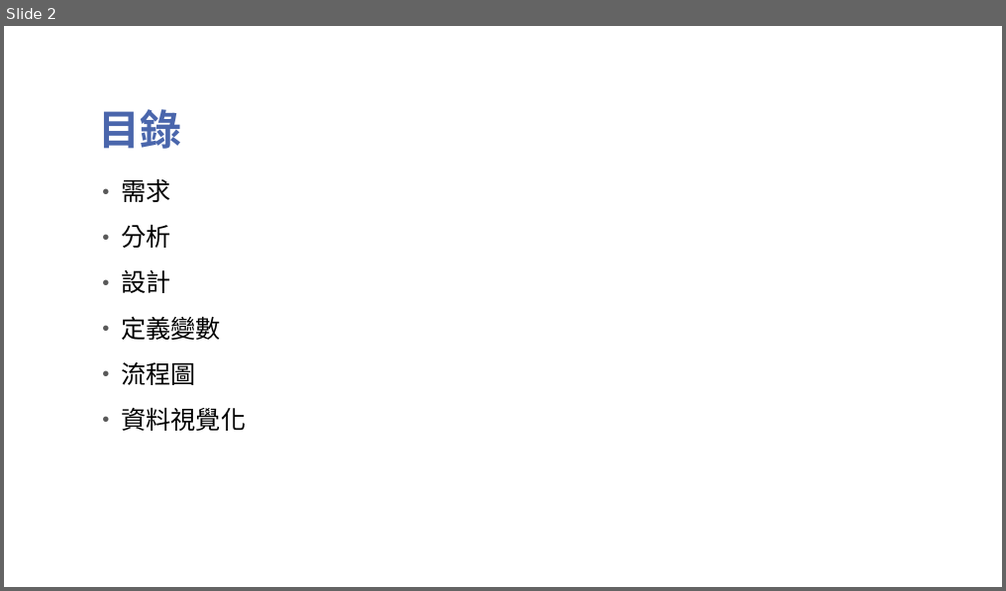
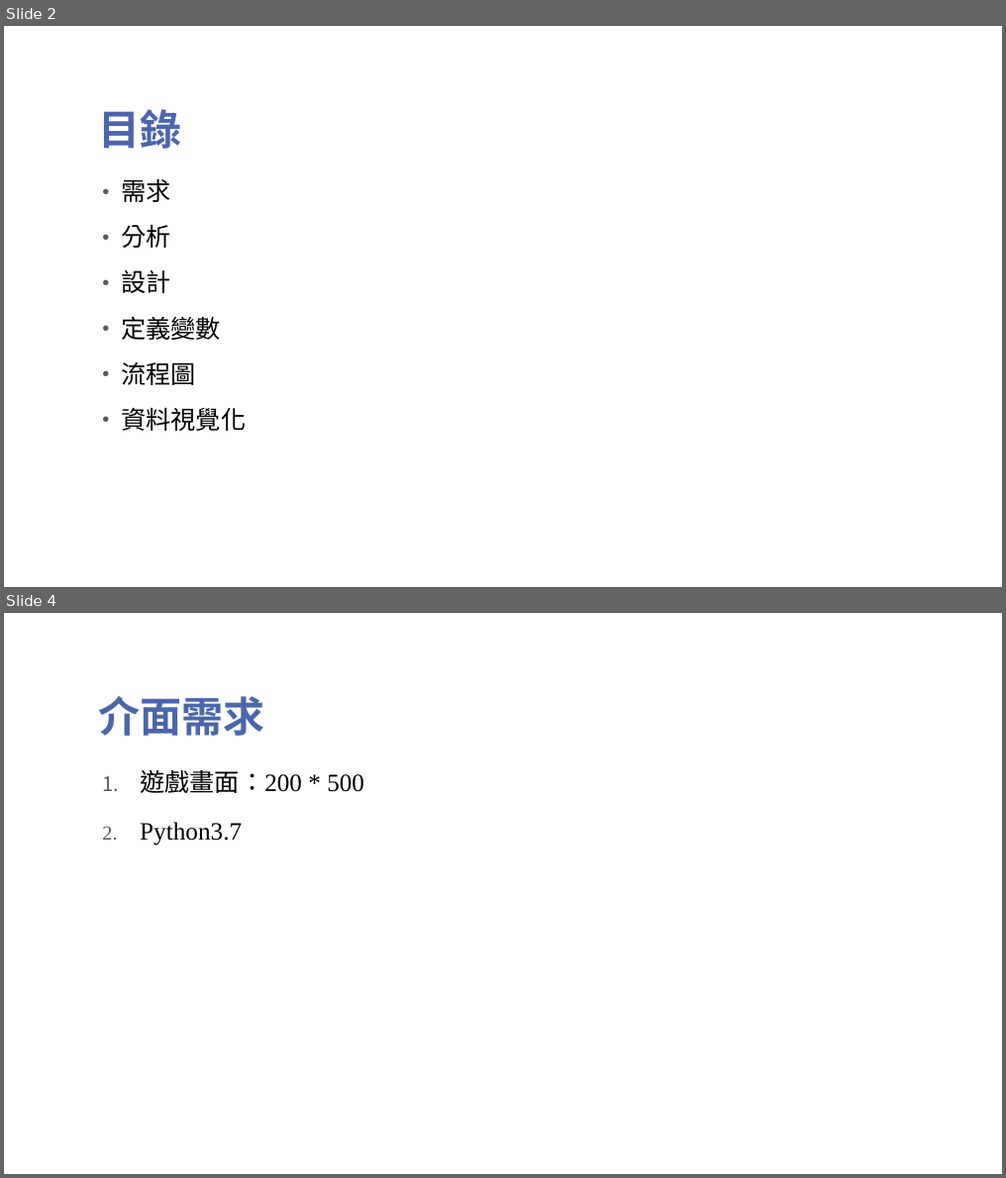
Before and after one commit to Wang-Si-Han/HW6, a slide deck: 機器學習乒乓球.pptx. Shown one above the other, each under a label of ours: slide 2 before the commit, slides 2 and 4 after it; the slides between them are not shown. The pictures are 1006x591 and 1006x1178 pixels, drawn with LibreOffice and Linux fonts; fonts in the diff are those of the drawing; background and template pictures are left out. Boxes give left, top, right and bottom in pixels: in the first picture for what was removed or moved away, otherwise in the second. Text is boxed around its words. In the diff, an @@ line names an element or a change of style, - is before the commit and + after.

```diff
--- a/機器學習乒乓球.pptx
+++ b/機器學習乒乓球.pptx
@@ slide 4 added at bbox=[4, 613, 1002, 1174], background picture (left out) @@
@@ title added at bbox=[99, 696, 265, 736], 40 pt, text #4A66AC, bold @@
+介面需求
@@ text added at bbox=[140, 769, 364, 846], 24 pt, text #000000 @@
+1. 遊戲畫面：200 * 500
+2. Python3.7
```
Also in this commit, not shown: 1 slide changed, 3 other slides added.
